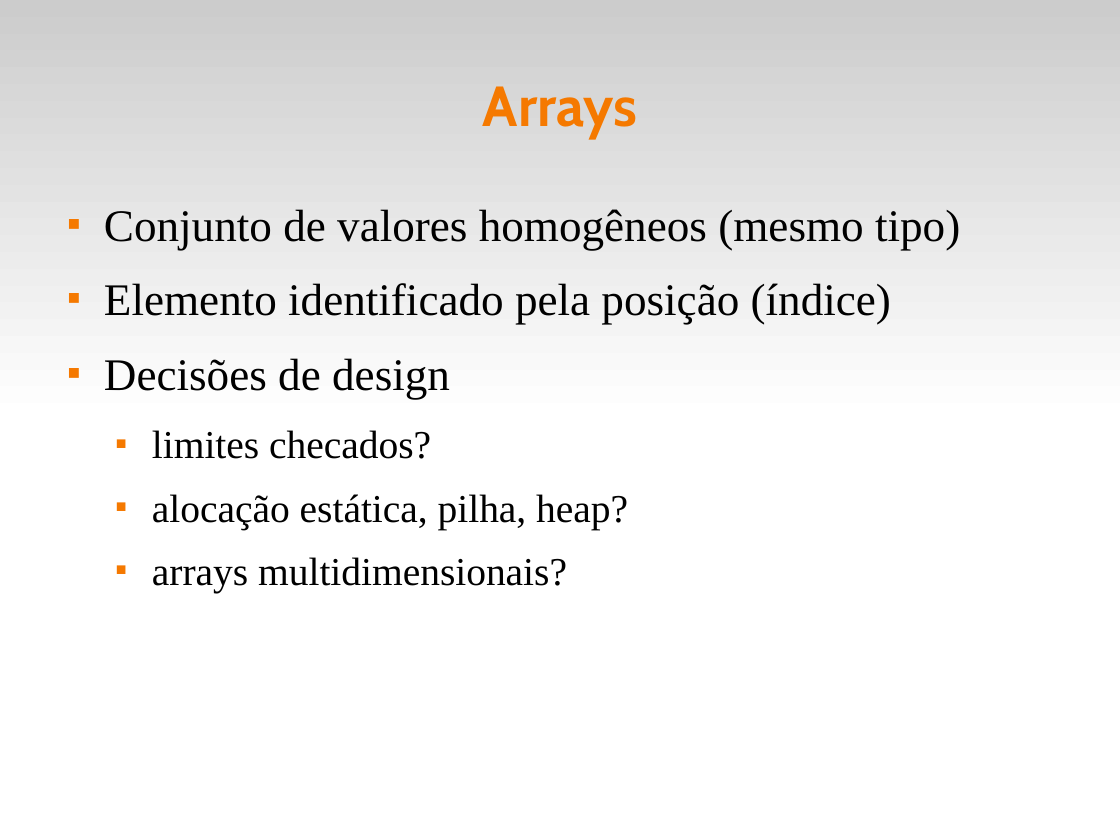
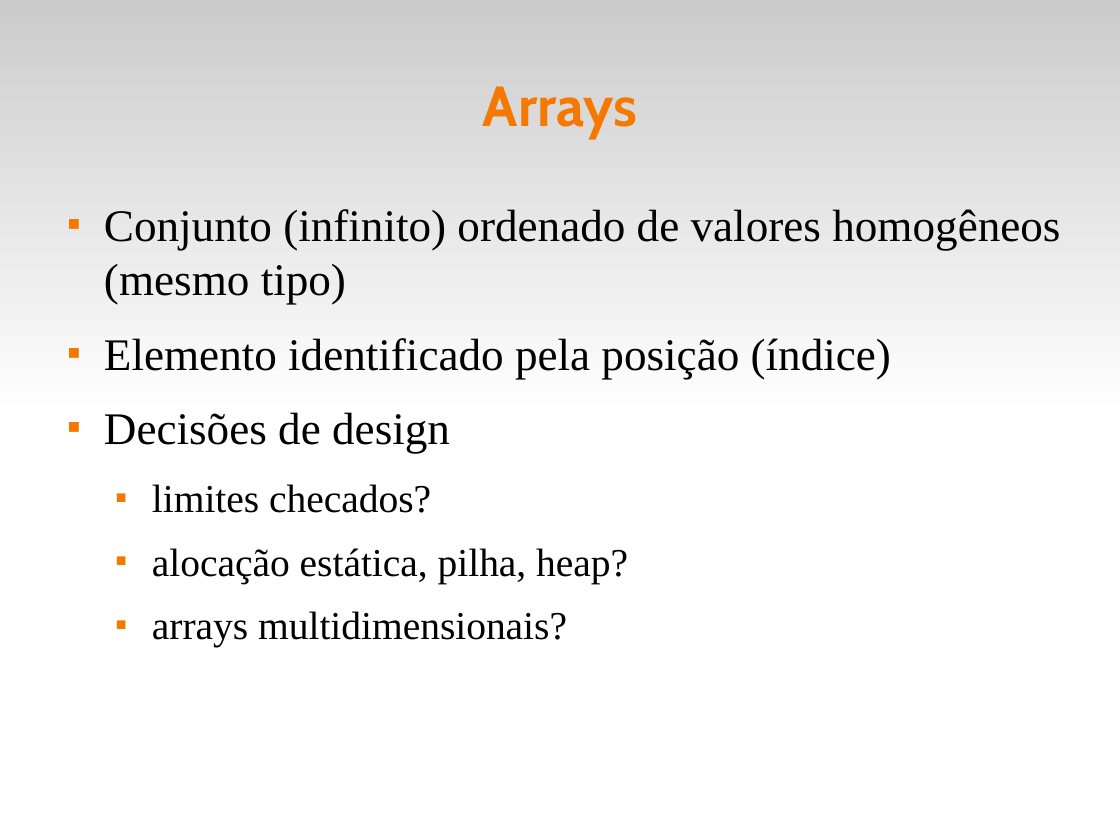
Before and after one commit to fsantanna-uerj/EDL, a slide deck: slide 15 of slides/edl-05-data.odp (slide 14 before the commit). Drawn at 1120x840 pixels with LibreOffice and Linux fonts; fonts in the diff are those of the drawing. Boxes give left, top, right and bottom in pixels: in the first picture for what was removed or moved away, otherwise in the second. Text is boxed around its words. In the diff, an @@ line names an element or a change of style, - is before the commit and + after.

```diff
--- a/slides/edl-05-data.odp
+++ b/slides/edl-05-data.odp
@@ text at [104,209,1060,305]: text changed @@
-■ Conjunto de valores homogêneos (mesmo tipo)
+■ Conjunto (infinito) ordenado de valores homogêneos (mesmo tipo)
```
Also in this commit, not shown: 3 other slides changed, 9 slides added, 4 other files.
